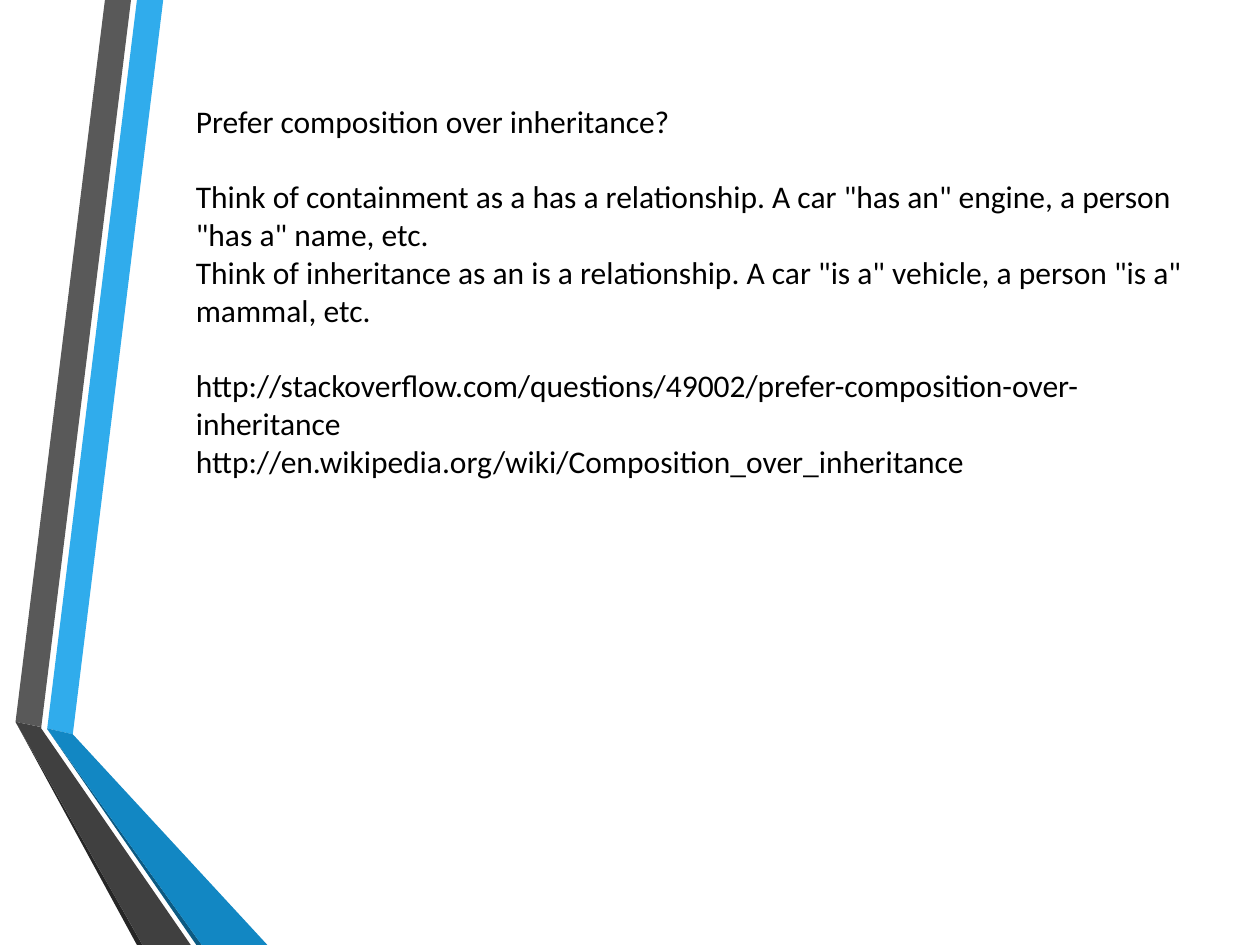
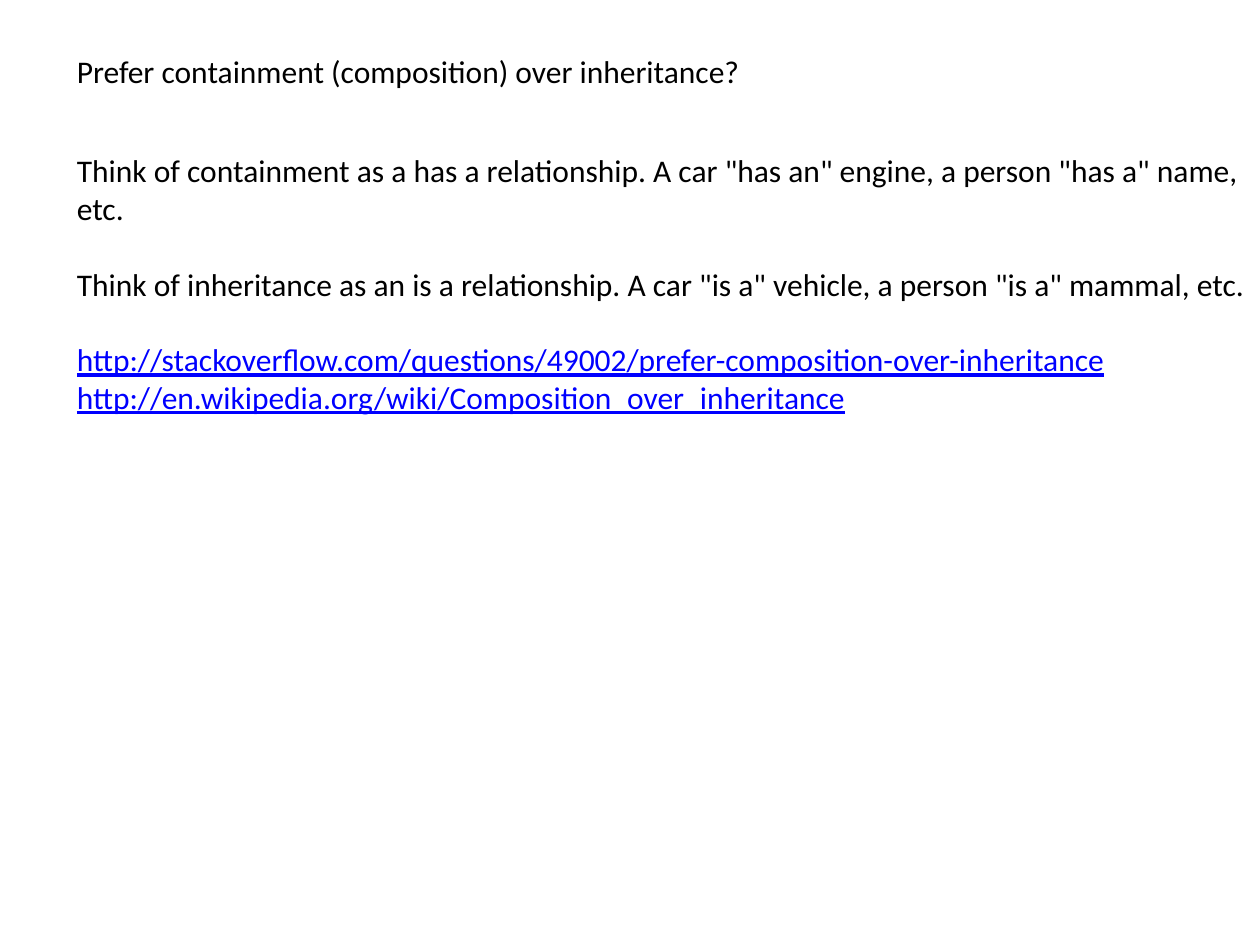
Before and after one commit to dzmitry-varabei/front-end-course, a slide deck: slide 7 of inheritance-in-javascript/Inheritance.pptx (slide 9 before the commit). Drawn at 1260x945 pixels with LibreOffice and Linux fonts; fonts in the diff are those of the drawing; background and template pictures are left out. Boxes give left, top, right and bottom in pixels: in the first picture for what was removed or moved away, otherwise in the second. Text is boxed around its words. In the diff, an @@ line names an element or a change of style, - is before the commit and + after.

```diff
--- a/inheritance-in-javascript/Inheritance.pptx
+++ b/inheritance-in-javascript/Inheritance.pptx
@@ text added at [77,60,739,88], 18 pt, text #000000 @@
+Prefer containment (composition) over inheritance?
@@ text at [196,111,669,138]: paragraph removed @@
-Prefer composition over inheritance?
@@ text "Think of containment as a ...": place and size @@
-text "Think of containment as a ..." at [196,111,1181,479]
+text "Think of containment as a ..." at [77,160,1244,415]
@@ text at [77,349,1104,415]: text colour #000000 to #0000FF, underline on in "http://stackoverflow.com/questions/49002/prefer-composition- ...", "http://en.wikipedia.org/wiki/Composition_over_inheritance" @@
@@ group removed at [15,0,268,945]: 6 freeform shapes @@
```
Also in this commit, not shown: 1 other slide changed, 1 slide added, 5 slides removed, 2 other files.
